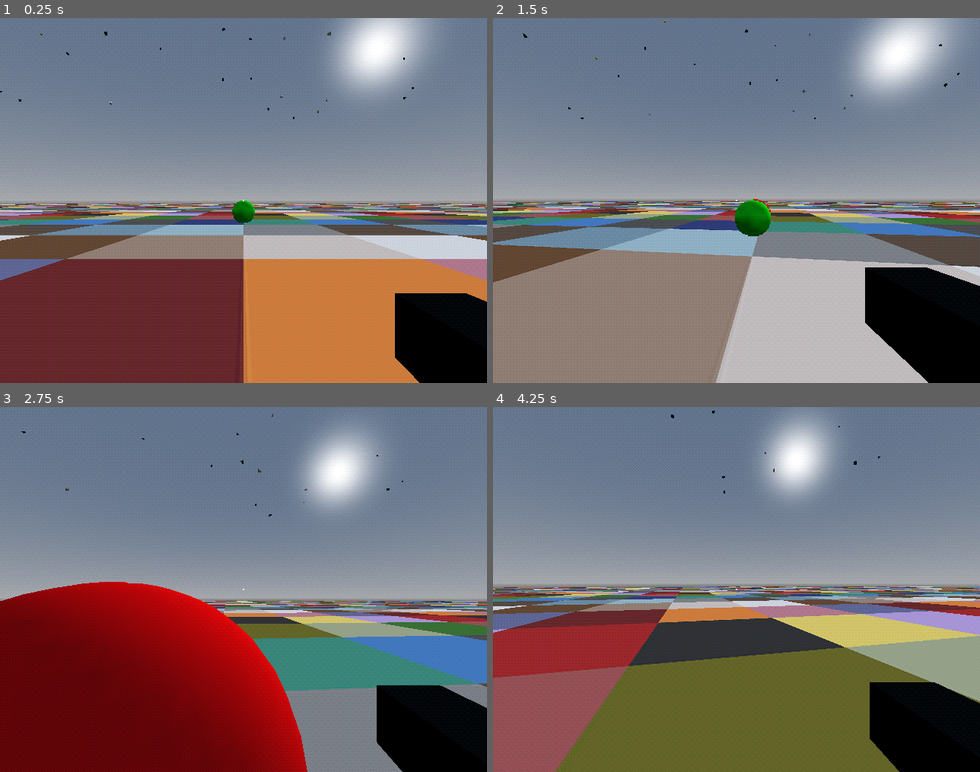
Above: before the commit, frames 1-4 (two rows, left to right).
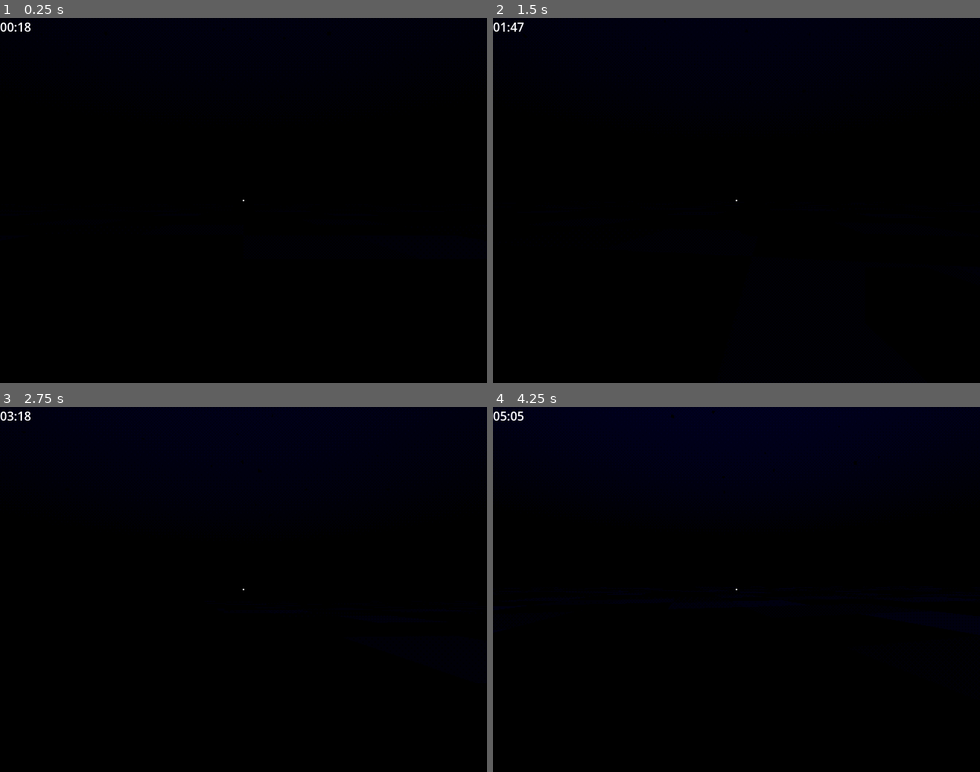
Above: after the commit, the same moments.

Repository: LeadCreep/hunt-boids
Game: Godot game, scene res://scenes/main.tscn
The game is run twice, just before and just after one commit, with the same random seed, the same clock (stepped at 60 frames per second) and the same inputs.
Inputs (mouse positions are in pixels of both pictures, inside the frame that each line leads up to):
- Up to frame 1 (0.25 s): no input
- Up to frame 2 (1.5 s): tap Enter (ui_accept) at 0.5, 0.77 s; move the mouse to (760, 200) at 0.52 s; press the mouse at (760, 200) at 0.53 s; hold W (up) from 0.53 s (still down); move the mouse to (712, 200) at 1.27 s; release the mouse at (712, 200) at 1.28 s; tap Shift (sprint) at 1.35 s
- Up to frame 3 (2.75 s): keep holding W (up); tap Enter (ui_accept) at 1.52 s; move the mouse to (253, 582) at 2.02 s; press the mouse at (253, 582) at 2.03 s
- Up to frame 4 (4.25 s): keep holding W (up); move the mouse to (731, 596) at 2.77 s; release the mouse at (731, 596) at 2.78 s; tap Shift (sprint) at 2.85 s; tap Enter (ui_accept) at 3.02, 3.77 s; move the mouse to (775, 593) at 3.52 s; press the mouse at (775, 593) at 3.53 s

The runs differ from the first frame. In frame 1, 96% of the frame differs, in the area x 0-100%, y 0-100%; in frame 2, 94%; in frame 3, 95%; in frame 4, 95%.

Commit message:
Day Night Cycle

Diff:
--- a/custom_resources/boids/boid_legendary.tres
+++ b/custom_resources/boids/boid_legendary.tres
@@ -1,7 +1,7 @@
 [gd_resource type="Resource" script_class="BoidRessource" format=3 uid="uid://leqt0wql3grw"]
 
 [ext_resource type="Shader" uid="uid://d2uodu1xq8wop" path="res://shaders/ps1_models.gdshader" id="1_ilcx1"]
-[ext_resource type="Texture2D" uid="uid://cnpghicfpjmcs" path="res://models/boids/m_boid_legendary_0.png" id="2_5hsqw"]
+[ext_resource type="Texture2D" uid="uid://cnpghicfpjmcs" path="res://textures/boids/m_boid_legendary_0.png" id="2_5hsqw"]
 [ext_resource type="Script" uid="uid://c0lk7sgqdcemv" path="res://scripts/custom_resources/boid_ressource.gd" id="2_p46pk"]
 [ext_resource type="ArrayMesh" uid="uid://d0xd8d4ugqoda" path="res://models/boids/base_mesh_boid.tres" id="3_h32ta"]
 
--- a/custom_resources/boids/boid_normal.tres
+++ b/custom_resources/boids/boid_normal.tres
@@ -2,7 +2,7 @@
 
 [ext_resource type="Shader" uid="uid://d2uodu1xq8wop" path="res://shaders/ps1_models.gdshader" id="1_6nvsc"]
 [ext_resource type="Script" uid="uid://c0lk7sgqdcemv" path="res://scripts/custom_resources/boid_ressource.gd" id="2_c0grc"]
-[ext_resource type="Texture2D" uid="uid://bxs27dib1b31b" path="res://models/boids/m_boid_normal_0.png" id="2_oqwmj"]
+[ext_resource type="Texture2D" uid="uid://bxs27dib1b31b" path="res://textures/boids/m_boid_normal_0.png" id="2_oqwmj"]
 [ext_resource type="ArrayMesh" uid="uid://d0xd8d4ugqoda" path="res://models/boids/base_mesh_boid.tres" id="3_2caus"]
 
 [sub_resource type="ShaderMaterial" id="ShaderMaterial_nyxjl"]
--- a/custom_resources/boids/boid_rare.tres
+++ b/custom_resources/boids/boid_rare.tres
@@ -2,7 +2,7 @@
 
 [ext_resource type="Shader" uid="uid://d2uodu1xq8wop" path="res://shaders/ps1_models.gdshader" id="1_2fjnm"]
 [ext_resource type="Script" uid="uid://c0lk7sgqdcemv" path="res://scripts/custom_resources/boid_ressource.gd" id="2_n6uov"]
-[ext_resource type="Texture2D" uid="uid://t15wwffxwtqk" path="res://models/boids/m_boid_rare_0.png" id="2_yytu2"]
+[ext_resource type="Texture2D" uid="uid://t15wwffxwtqk" path="res://textures/boids/m_boid_rare_0.png" id="2_yytu2"]
 [ext_resource type="ArrayMesh" uid="uid://d0xd8d4ugqoda" path="res://models/boids/base_mesh_boid.tres" id="3_xkfqg"]
 
 [sub_resource type="ShaderMaterial" id="ShaderMaterial_gys1x"]
--- a/models/boids/base_mesh_boid.tres
+++ b/models/boids/base_mesh_boid.tres
@@ -1,6 +1,6 @@
 [gd_resource type="ArrayMesh" format=4 uid="uid://d0xd8d4ugqoda"]
 
-[ext_resource type="Texture2D" uid="uid://cnpghicfpjmcs" path="res://models/boids/m_boid_legendary_0.png" id="1_txamg"]
+[ext_resource type="Texture2D" uid="uid://cnpghicfpjmcs" path="res://textures/boids/m_boid_legendary_0.png" id="1_txamg"]
 
 [sub_resource type="StandardMaterial3D" id="StandardMaterial3D_v1qki"]
 resource_name = "material_0"
--- a/prefabs/boids/boid.tscn
+++ b/prefabs/boids/boid.tscn
@@ -2,7 +2,7 @@
 
 [ext_resource type="Script" uid="uid://dvicwbisqk0s8" path="res://scripts/steering_behaviour/boid.gd" id="1_1cuuw"]
 [ext_resource type="Shader" uid="uid://d2uodu1xq8wop" path="res://shaders/ps1_models.gdshader" id="2_0wt6w"]
-[ext_resource type="Texture2D" uid="uid://bxs27dib1b31b" path="res://models/boids/m_boid_normal_0.png" id="3_ownur"]
+[ext_resource type="Texture2D" uid="uid://bxs27dib1b31b" path="res://textures/boids/m_boid_normal_0.png" id="3_ownur"]
 [ext_resource type="ArrayMesh" uid="uid://d0xd8d4ugqoda" path="res://models/boids/base_mesh_boid.tres" id="4_mo486"]
 
 [sub_resource type="ShaderMaterial" id="ShaderMaterial_ownur"]
--- a/prefabs/boids/deadBoid.tscn
+++ b/prefabs/boids/deadBoid.tscn
@@ -2,7 +2,7 @@
 
 [ext_resource type="Script" uid="uid://cd8eas4yqp0br" path="res://scripts/steering_behaviour/dead_boid.gd" id="1_32te3"]
 [ext_resource type="Shader" uid="uid://d2uodu1xq8wop" path="res://shaders/ps1_models.gdshader" id="1_obo0w"]
-[ext_resource type="Texture2D" uid="uid://bxs27dib1b31b" path="res://models/boids/m_boid_normal_0.png" id="3_ay1vx"]
+[ext_resource type="Texture2D" uid="uid://bxs27dib1b31b" path="res://textures/boids/m_boid_normal_0.png" id="3_ay1vx"]
 [ext_resource type="ArrayMesh" uid="uid://d0xd8d4ugqoda" path="res://models/boids/base_mesh_boid.tres" id="4_wc0nm"]
 
 [sub_resource type="ShaderMaterial" id="ShaderMaterial_ay1vx"]
--- a/project.godot
+++ b/project.godot
@@ -30,7 +30,8 @@
 "res://prefabs/": "purple",
 "res://scenes/": "red",
 "res://scripts/": "green",
-"res://shaders/": "yellow"
+"res://shaders/": "yellow",
+"res://textures/": "pink"
 }
 
 [importer_defaults]
--- a/scenes/main.tscn
+++ b/scenes/main.tscn
@@ -1,19 +1,32 @@
 [gd_scene format=3 uid="uid://bf5imta3gul1s"]
 
+[ext_resource type="Texture2D" uid="uid://l1mpt5t06r2b" path="res://textures/crappysky.png" id="1_o6xl0"]
+[ext_resource type="Script" uid="uid://kk4gfqm068l2" path="res://scripts/day_night.gd" id="1_tefeu"]
 [ext_resource type="Shader" uid="uid://d2uodu1xq8wop" path="res://shaders/ps1_models.gdshader" id="2_lquwl"]
-[ext_resource type="Texture2D" uid="uid://pdxdnnima5k2" path="res://models/b92e41cf38004bf48e965053ffac8cee_RGB_Texture_512.png" id="3_7mycd"]
+[ext_resource type="Texture2D" uid="uid://pdxdnnima5k2" path="res://textures/b92e41cf38004bf48e965053ffac8cee_RGB_Texture_512.png" id="3_7mycd"]
 [ext_resource type="Shader" uid="uid://bjrjtcf4r1cuc" path="res://shaders/ps1_post_process.gdshader" id="3_h2yge"]
 [ext_resource type="PackedScene" uid="uid://7imd6lg50yim" path="res://prefabs/player/player.tscn" id="4_jyhfs"]
 [ext_resource type="Script" uid="uid://2lg6i40tfwpl" path="res://scripts/steering_behaviour/boids_manager.gd" id="5_tbgi4"]
 
-[sub_resource type="ProceduralSkyMaterial" id="ProceduralSkyMaterial_h2yge"]
+[sub_resource type="PhysicalSkyMaterial" id="PhysicalSkyMaterial_tbgi4"]
+mie_coefficient = 0.055
+mie_eccentricity = 0.99
+turbidity = 1.0
+sun_disk_scale = 0.0
+ground_color = Color(0, 0, 0, 1)
+night_sky = ExtResource("1_o6xl0")
 
 [sub_resource type="Sky" id="Sky_h2yge"]
-sky_material = SubResource("ProceduralSkyMaterial_h2yge")
+sky_material = SubResource("PhysicalSkyMaterial_tbgi4")
 
 [sub_resource type="Environment" id="Environment_7dm0k"]
 background_mode = 2
 sky = SubResource("Sky_h2yge")
+ambient_light_color = Color(0, 0, 0, 0)
+volumetric_fog_density = 0.01
+volumetric_fog_albedo = Color(0.34079826, 0.6191279, 1, 1)
+volumetric_fog_emission_energy = 0.0
+volumetric_fog_length = 751.04
 
 [sub_resource type="ShaderMaterial" id="ShaderMaterial_1bvp3"]
 shader = ExtResource("3_h2yge")
@@ -29,11 +42,7 @@
 shader_parameter/snap_resolution = 248.0
 shader_parameter/affine_weight = 0.0
 
-[sub_resource type="StandardMaterial3D" id="StandardMaterial3D_7dm0k"]
-albedo_color = Color(0.22790796, 0.13015893, 0, 1)
-
 [sub_resource type="PlaneMesh" id="PlaneMesh_ig7tw"]
-material = SubResource("StandardMaterial3D_7dm0k")
 
 [sub_resource type="ConvexPolygonShape3D" id="ConvexPolygonShape3D_jyhfs"]
 points = PackedVector3Array(-1, 0, -1, -1, 0, 1, 1, 0, -1, 1, 0, 1)
@@ -77,11 +86,26 @@
 
 [node name="Scene" type="Node3D" unique_id=780055440]
 
-[node name="WorldEnvironment" type="WorldEnvironment" parent="." unique_id=952028172]
+[node name="Env" type="Node" parent="." unique_id=2007378001]
+
+[node name="WorldEnvironment" type="WorldEnvironment" parent="Env" unique_id=952028172]
 environment = SubResource("Environment_7dm0k")
 
-[node name="DirectionalLight3D" type="DirectionalLight3D" parent="." unique_id=1142087677]
-transform = Transform3D(0.8694949, 0.24172649, -0.43075153, 0, 0.8720693, 0.48938248, 0.49394187, -0.42551556, 0.75825983, 0, -20, 0)
+[node name="SunContainer" type="Node3D" parent="Env" unique_id=1217108027]
+transform = Transform3D(4.371139e-08, 1, -8.742278e-08, 1, -4.371139e-08, 0, -3.821371e-15, -8.742278e-08, -1, 0, 0, 0)
+
+[node name="DirectionalLight3D" type="DirectionalLight3D" parent="Env/SunContainer" unique_id=1142087677]
+transform = Transform3D(4.371139e-08, -3.821371e-15, -1, -8.742278e-08, -1, 0, -1, 8.742278e-08, -4.371139e-08, 0, -20, 0)
+
+[node name="DayNight" type="Node" parent="Env" unique_id=145494670 node_paths=PackedStringArray("sunlight", "world_environment", "debug_label")]
+script = ExtResource("1_tefeu")
+sunlight = NodePath("../SunContainer/DirectionalLight3D")
+world_environment = NodePath("../WorldEnvironment")
+debug_label = NodePath("Label")
+
+[node name="Label" type="Label" parent="Env/DayNight" unique_id=1036801487]
+offset_right = 40.0
+offset_bottom = 23.0
 
 [node name="CanvasLayer" type="CanvasLayer" parent="." unique_id=1186236345]
 
--- /dev/null
+++ b/scripts/day_night.gd
@@ -0,0 +1,49 @@
+extends Node
+
+@export var sunlight: DirectionalLight3D
+@export var world_environment: WorldEnvironment
+@export var day_duration: float = 20.0
+@export var debug_label: Label
+
+@export var time_of_day: float = 0.0
+
+func _ready() -> void:
+	sunlight.rotation_degrees.x = time_of_day * 360.0
+	_update_environment()
+
+
+func _process(delta: float) -> void:
+	time_of_day += (delta / day_duration)
+
+	if time_of_day >= 1.0:
+		time_of_day -= 1.0
+
+	sunlight.rotation_degrees.x = time_of_day * 360.0
+	_update_environment()
+	debug_label.text = get_clock_time()
+
+
+func _update_environment() -> void:
+	var deg_x: float = sunlight.rotation_degrees.x
+
+	if is_daytime(deg_x):
+		var intensity = _sun_intensity(deg_x)
+		sunlight.light_energy = intensity
+	else:
+		sunlight.light_energy = 0.0
+
+func is_daytime(deg_x: float) -> bool:
+	return deg_x > 90.0 and deg_x < 270.0
+
+func is_nighttime(deg_x: float) -> bool:
+	return not is_daytime(deg_x)
+
+func _sun_intensity(deg_x: float) -> float:
+	var normalized = (deg_x - 90.0) / 180.0
+	return sin(normalized * PI)
+
+func get_clock_time() -> String:
+	var total_minutes: int = int(time_of_day * 24.0 * 60.0)
+	var hours: int = total_minutes / 60
+	var minutes: int = total_minutes % 60
+	return "%02d:%02d" % [hours, minutes]
Not shown, added: scripts/day_night.gd.uid
Renamed: models/b92e41cf38004bf48e965053ffac8cee_RGB_Texture_512.png -> textures/b92e41cf38004bf48e965053ffac8cee_RGB_Texture_512.png
Not shown, changed: textures/b92e41cf38004bf48e965053ffac8cee_RGB_Texture_512.png.import
Renamed: models/boids/m_boid_legendary_0.png -> textures/boids/m_boid_legendary_0.png
Not shown, changed: textures/boids/m_boid_legendary_0.png.import
Renamed: models/boids/m_boid_normal_0.png -> textures/boids/m_boid_normal_0.png
Not shown, changed: textures/boids/m_boid_normal_0.png.import
Renamed: models/boids/m_boid_rare_0.png -> textures/boids/m_boid_rare_0.png
Not shown, changed: textures/boids/m_boid_rare_0.png.import
Binary file added: textures/crappysky.png
Not shown, added: textures/crappysky.png.import
